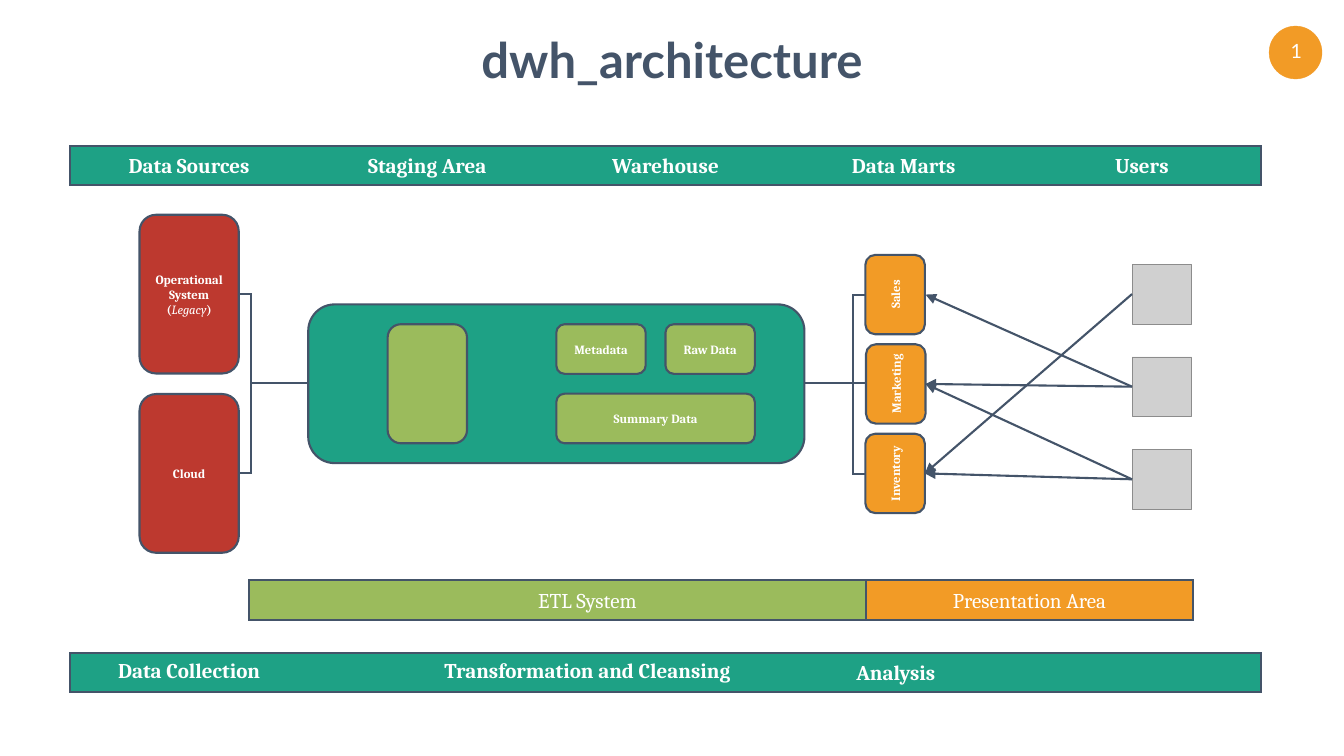
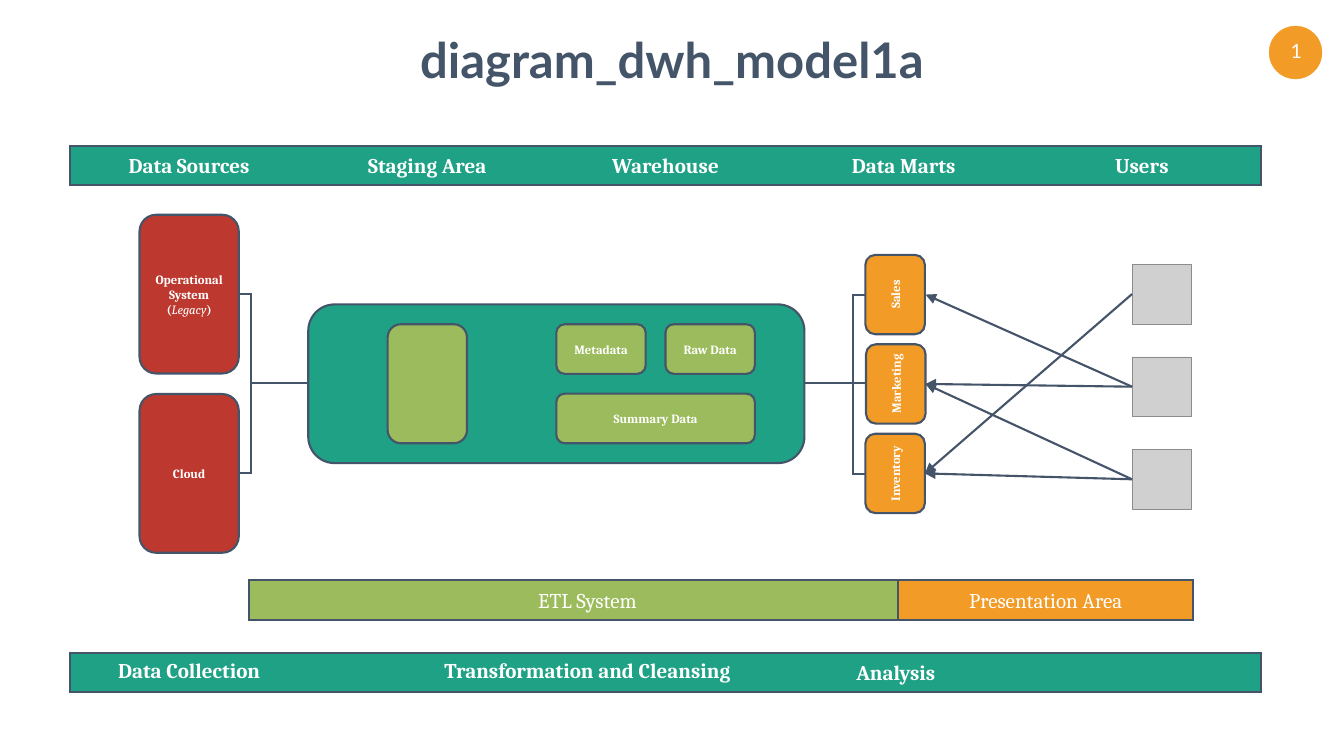
Before and after one commit to MarioCatuogno/Mappr.it, a slide deck: slide 1 of graphics/pp_diagrams.pptx. Drawn at 1344x756 pixels with LibreOffice and Linux fonts; fonts in the diff are those of the drawing; grey boxes stand for pictures. Boxes give left, top, right and bottom in pixels: in the first picture for what was removed or moved away, otherwise in the second. Text is boxed around its words. In the diff, an @@ line names an element or a change of style, - is before the commit and + after.

Commit message:
Upload image
Uploaded new image for DWH MODEL1.

```diff
--- a/graphics/pp_diagrams.pptx
+++ b/graphics/pp_diagrams.pptx
@@ text at (420,41,924,87): text changed @@
-dwh_architecture
+diagram_dwh_model1a
@@ rectangle "Presentation Area": place and size @@
-rectangle "Presentation Area" at (866,580,1193,620)
+rectangle "Presentation Area" at (898,580,1193,620)
```
Also in this commit, not shown: 3 other files.
